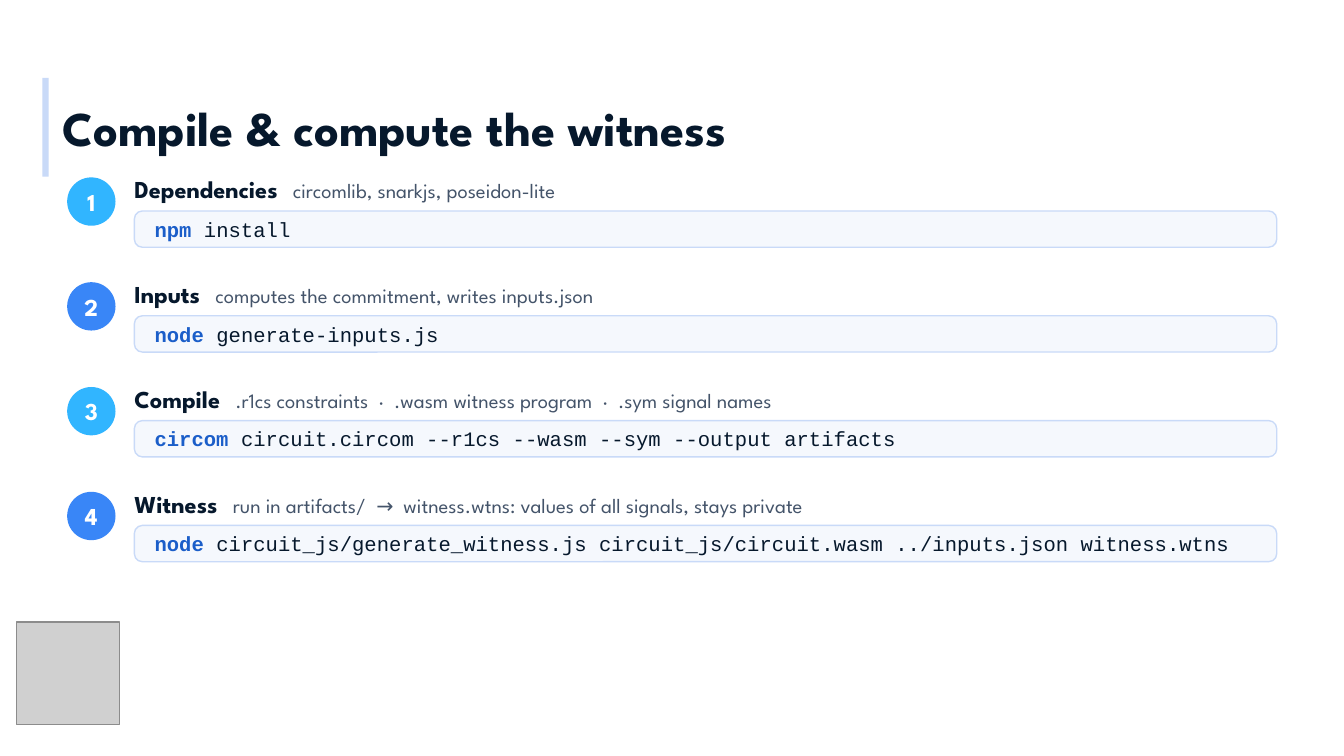
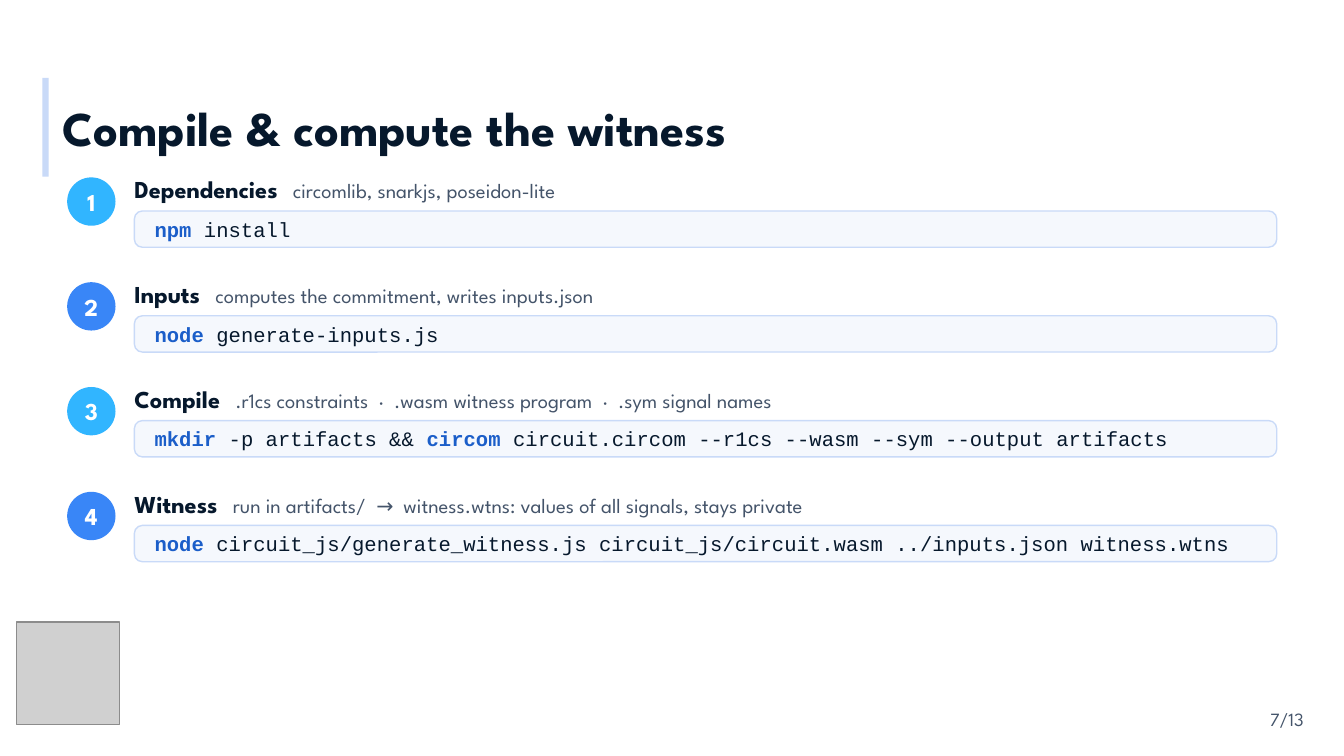
Before and after one commit to radojevicMihailo/ZK-kurs, a slide deck: slide 7 of circom-snarkjs/ZKP MA - Circom i snarkjs.pptx. Drawn at 1344x756 pixels with LibreOffice and Linux fonts; fonts in the diff are those of the drawing; grey boxes stand for pictures; background and template pictures are left out. Boxes give left, top, right and bottom in pixels: in the first picture for what was removed or moved away, otherwise in the second. Text is boxed around its words. In the diff, an @@ line names an element or a change of style, - is before the commit and + after.

```diff
--- a/circom-snarkjs/ZKP MA - Circom i snarkjs.pptx
+++ b/circom-snarkjs/ZKP MA - Circom i snarkjs.pptx
@@ text at box(155, 432, 1167, 451): text changed @@
-circom circuit.circom --r1cs --wasm --sym --output artifacts
+mkdir -p artifacts && circom circuit.circom --r1cs --wasm --sym --output artifacts
@@ page number added at box(1270, 713, 1304, 728), 10 pt, text #44546A @@
+7/13
```
Also in this commit, not shown: 12 other slides changed, 2 other files.
